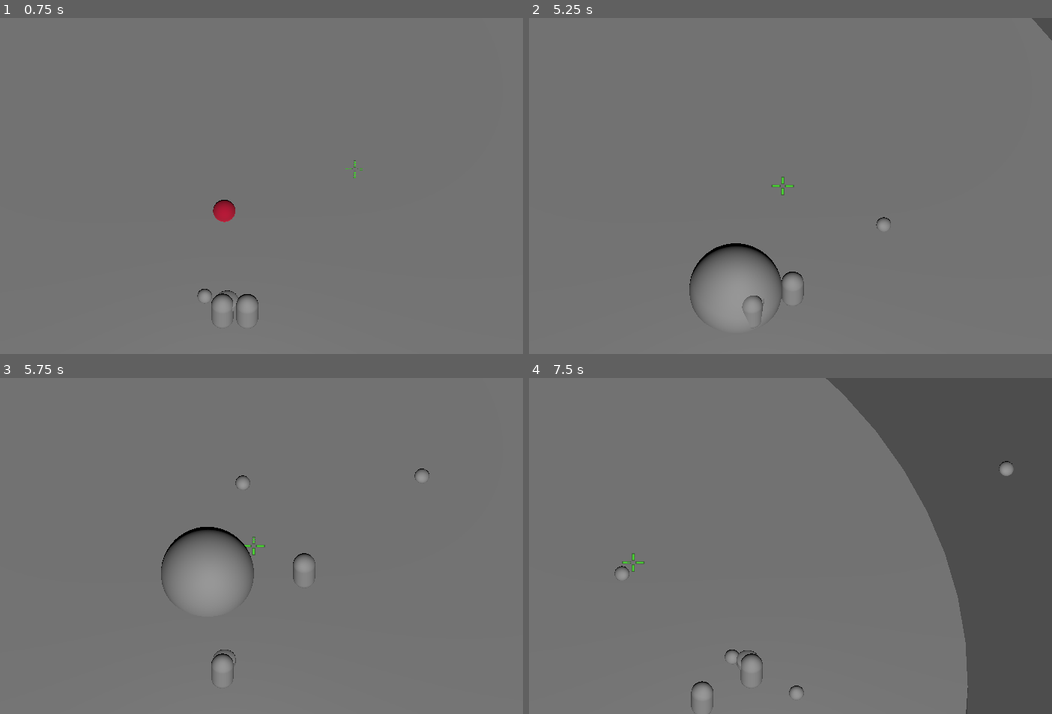
Above: before the commit, frames 1-4 (two rows, left to right).
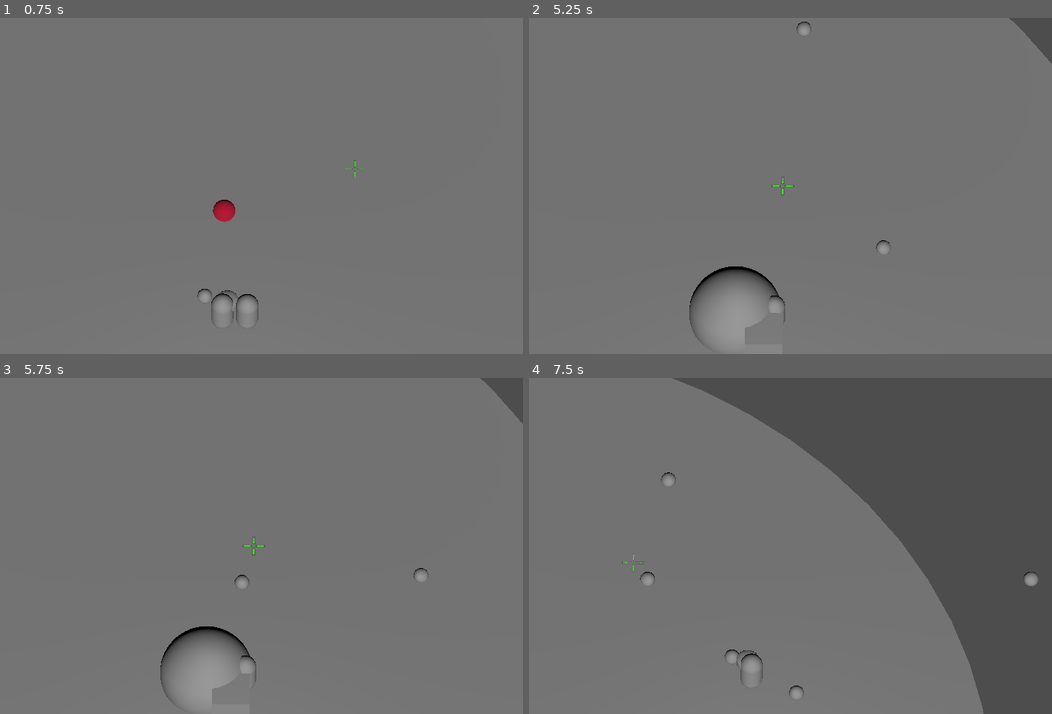
Above: after the commit, the same moments.

Repository: princess-mikus/GlobalGameJam-2025
Game: Godot game, scene res://scenes/coliseum.tscn
Two runs of this game, one before a commit and one after it. Both use one fixed random seed, a clock stepped at 60 frames per second and the inputs below.
Inputs (mouse positions are in pixels of both pictures, inside the frame that each line leads up to):
- Up to frame 1 (0.75 s): move the mouse to (355, 169) at 0.52 s; press the mouse at (355, 169) at 0.53 s; hold Right (ui_right) from 0.53 s (still down)
- Up to frame 2 (5.25 s): move the mouse to (633, 202) at 1.27 s; release Right (ui_right) at 1.28 s; release the mouse at (633, 202) at 1.28 s; hold Down (ui_down) 1.28-2.03 s; click (633, 202) at 1.35 s; move the mouse to (811, 112) at 2.02 s; press the mouse at (811, 112) at 2.03 s; hold Right (ui_right) 2.03-2.78 s; move the mouse to (722, 253) at 2.77 s; release the mouse at (722, 253) at 2.78 s; hold Up (ui_up) 2.78-3.53 s; click (722, 253) at 2.85 s; move the mouse to (931, 236) at 3.52 s; press the mouse at (931, 236) at 3.53 s; hold Left (ui_left) 3.53-5.03 s; move the mouse to (570, 135) at 4.27 s; release the mouse at (570, 135) at 4.28 s; click (570, 135) at 4.35 s; move the mouse to (780, 186) at 5.02 s; press the mouse at (780, 186) at 5.03 s; hold Down (ui_down) from 5.03 s (still down)
- Up to frame 3 (5.75 s): keep holding Down (ui_down)
- Up to frame 4 (7.5 s): move the mouse to (664, 462) at 5.77 s; release Down (ui_down) at 5.78 s; release the mouse at (664, 462) at 5.78 s; hold Right (ui_right) 5.78-6.53 s; click (664, 462) at 5.85 s; move the mouse to (884, 529) at 6.52 s; press the mouse at (884, 529) at 6.53 s; hold Up (ui_up) 6.53-7.28 s; move the mouse to (633, 562) at 7.27 s; release the mouse at (633, 562) at 7.28 s; hold Right (ui_right) from 7.28 s (still down); click (633, 562) at 7.35 s

Frame 1 is identical in both runs. In frame 2, 2.5% of the frame differs, in the area x 30-100%, y 0-97%; in frame 3, 3.6%; in frame 4, 9.8%, in the area x 16-98%, y 0-100%.

Commit message:
Almost done

Diff:
--- a/scenes/coliseum.tscn
+++ b/scenes/coliseum.tscn
@@ -1,8 +1,9 @@
-[gd_scene load_steps=7 format=3 uid="uid://bvygg7tdu1buc"]
+[gd_scene load_steps=8 format=3 uid="uid://bvygg7tdu1buc"]
 
 [ext_resource type="PackedScene" uid="uid://brnkx57g2q4mu" path="res://scenes/player.tscn" id="1_6m13s"]
-[ext_resource type="PackedScene" path="res://scenes/enemy.tscn" id="2_7lhq0"]
+[ext_resource type="PackedScene" uid="uid://2c4fomrvn2ts" path="res://scenes/enemy.tscn" id="2_7lhq0"]
 [ext_resource type="PackedScene" uid="uid://b7sssgxvpba83" path="res://scenes/bomb_enemy.tscn" id="3_n2chm"]
+[ext_resource type="PackedScene" uid="uid://cl5cdy1uf0w2l" path="res://scenes/slime_enemy.tscn" id="4_57rtn"]
 
 [sub_resource type="CylinderShape3D" id="CylinderShape3D_ftxh5"]
 
@@ -34,6 +35,9 @@
 [node name="Bomb" parent="." instance=ExtResource("3_n2chm")]
 transform = Transform3D(0.12, 0, 0, 0, 0.12, 0, 0, 0, 0.12, 0.240483, 0.12, -0.93971)
 
+[node name="Slime" parent="." instance=ExtResource("4_57rtn")]
+transform = Transform3D(0.12, 0, 0, 0, 0.12, 0, 0, 0, 0.12, 1.47478, 0.12, 0.522546)
+
 [node name="PlayZone" type="Area3D" parent="."]
 
 [node name="CollisionShape3D" type="CollisionShape3D" parent="PlayZone"]
--- a/scenes/slime_enemy.tscn
+++ b/scenes/slime_enemy.tscn
@@ -2,9 +2,10 @@
 
 [ext_resource type="Script" path="res://scripts/slime_enemy.gd" id="1_0ma7g"]
 
-[sub_resource type="CapsuleMesh" id="CapsuleMesh_8hdl7"]
+[sub_resource type="BoxMesh" id="BoxMesh_eqofg"]
 
-[sub_resource type="CapsuleShape3D" id="CapsuleShape3D_tob63"]
+[sub_resource type="BoxShape3D" id="BoxShape3D_wu86k"]
+size = Vector3(1.7, 1.7, 1.7)
 
 [node name="Slime" type="CharacterBody3D"]
 transform = Transform3D(0.12, 0, 0, 0, 0.12, 0, 0, 0, 0.12, 0, 0.12, 0)
@@ -12,11 +13,12 @@
 script = ExtResource("1_0ma7g")
 
 [node name="MeshInstance3D" type="MeshInstance3D" parent="."]
-mesh = SubResource("CapsuleMesh_8hdl7")
+transform = Transform3D(1.7, 0, 0, 0, 1.7, 0, 0, 0, 1.7, 0, 0, 0)
+mesh = SubResource("BoxMesh_eqofg")
 skeleton = NodePath("../..")
 
 [node name="CollisionShape3D" type="CollisionShape3D" parent="."]
-shape = SubResource("CapsuleShape3D_tob63")
+shape = SubResource("BoxShape3D_wu86k")
 
 [node name="Timer" type="Timer" parent="."]
 one_shot = true
--- a/scenes/slimeling_enemy.tscn
+++ b/scenes/slimeling_enemy.tscn
@@ -2,17 +2,18 @@
 
 [ext_resource type="Script" path="res://scripts/enemy.gd" id="1_y12w3"]
 
-[sub_resource type="CapsuleMesh" id="CapsuleMesh_8hdl7"]
+[sub_resource type="BoxMesh" id="BoxMesh_f6kc8"]
 
 [sub_resource type="CapsuleShape3D" id="CapsuleShape3D_tob63"]
 
-[node name="Enemy" type="CharacterBody3D"]
+[node name="Slimeling" type="CharacterBody3D"]
 transform = Transform3D(0.12, 0, 0, 0, 0.12, 0, 0, 0, 0.12, 0, 0.12, 0)
 collision_mask = 3
 script = ExtResource("1_y12w3")
 
 [node name="MeshInstance3D" type="MeshInstance3D" parent="."]
-mesh = SubResource("CapsuleMesh_8hdl7")
+transform = Transform3D(1.2, 0, 0, 0, 1.2, 0, 0, 0, 1.2, 0, 0, 0)
+mesh = SubResource("BoxMesh_f6kc8")
 skeleton = NodePath("../..")
 
 [node name="CollisionShape3D" type="CollisionShape3D" parent="."]
--- a/scripts/bubble.gd
+++ b/scripts/bubble.gd
@@ -9,6 +9,6 @@
 	linear_velocity = speed  *  delta * direction.normalized()
 
 	for node in get_colliding_bodies():
-		if node.name == "Enemy" or node.name == "Bomb":
+		if node.name == "Enemy" or node.name == "Bomb" or node.name == "Slime" or node.name == "Slimeling":
 			node.collision(position)
 		queue_free()
--- a/scripts/enemy.gd
+++ b/scripts/enemy.gd
@@ -21,7 +21,7 @@
 
 	# Add the gravity.
 	if not is_on_floor():
-		gravity = fallSpeed*Vector3(0,-1,0)
+		gravity = fallSpeed * Vector3(0,-1,0)
 	else:
 		gravity = Vector3.ZERO
 
--- a/scripts/slime_enemy.gd
+++ b/scripts/slime_enemy.gd
@@ -5,7 +5,7 @@
 
 @onready var mesh = $MeshInstance3D
 
-@onready var slimeling = preload("res://scenes/slimeling_enemy.tscn")
+@onready var slimeling_scene = preload("res://scenes/slimeling_enemy.tscn")
 
 const moveSpeed = 20
 const maxKnockbackSpeed = 60
@@ -48,6 +48,10 @@
 
 func _on_area_3d_body_exited(body: Node3D) -> void:
 	dead = true
+	for n in 3:
+		var slimeling = slimeling_scene.instantiate()
+		slimeling.position = position + Vector3(n * 10, 0, 0)
+		$"..".add_child(slimeling)
 	timer.start(3)
 
 func _on_timer_timeout() -> void:
